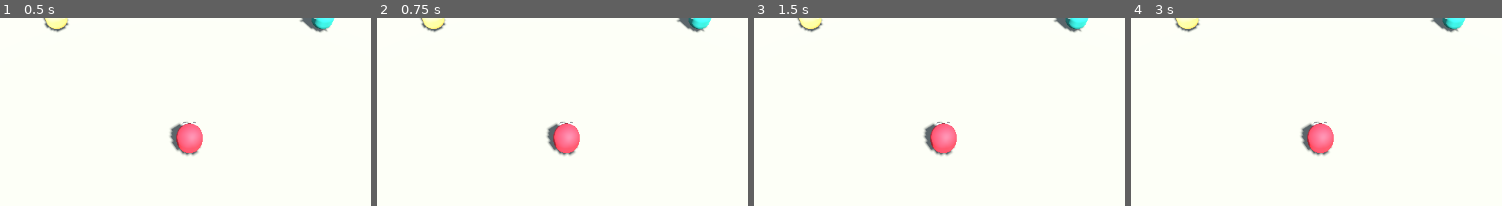
Above: before the commit, frames 1-4 (left to right).
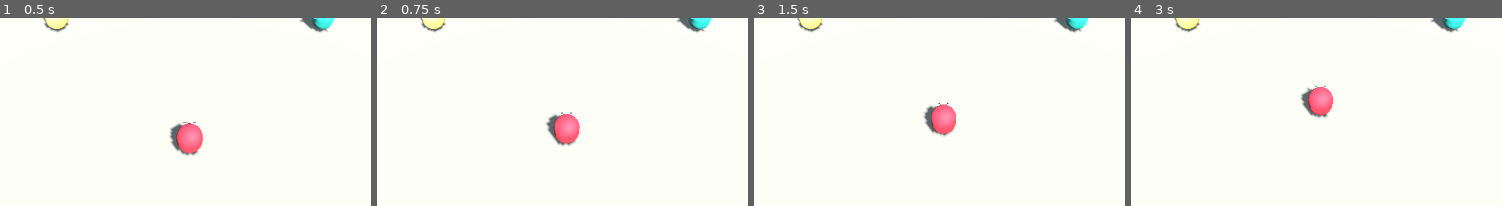
Above: after the commit, the same moments.

Repository: BlackFlow-DK/minigame-mansion
Game: Godot game, scene res://dev/sandbox.tscn
The game is run twice, just before and just after one commit, with the same random seed, the same clock (stepped at 60 frames per second) and the same inputs.
Inputs:
- Up to frame 1 (0.5 s): no input
- Up to frame 2 (0.75 s): tap Enter at 0.5 s; hold D (move_right) from 0.53 s (still down); hold E (action) from 0.53 s (still down)
- Up to frame 3 (1.5 s): tap Space (jump) at 0.77, 1.25 s; release D (move_right) at 1.28 s; release E (action) at 1.28 s; hold S (move_back) from 1.28 s (still down); tap E (action) at 1.35 s
- Up to frame 4 (3 s): tap Space (jump) at 1.52, 2.75 s; tap Enter at 2 s; release S (move_back) at 2.03 s; hold D (move_right) 2.03-2.78 s; hold E (action) 2.03-2.78 s; hold W (move_forward) from 2.78 s (still down); tap E (action) at 2.85 s
The pictures show only the part of the screen within x 24-74%, y 38-88%; the shares and areas given below are measured in that part.

Frame 1 is identical in both runs. In frame 2, 1.4% of the frame differs, in the area x 45-55%, y 50-74%; in frame 3, 2.0%; in frame 4, 2.4%, in the area x 45-55%, y 36-74%.

Commit message:
shove: hitbox shove with lunge, cooldown, per-victim impulse, tests
Co-Authored-By: Claude Opus 5.5 <noreply@anthropic.com>

Diff:
--- a/game/player/components/shove.gd
+++ b/game/player/components/shove.gd
@@ -1,4 +1,132 @@
 class_name ShoveComponent
 extends PlayerComponent
-## The action: hit detection, cooldown, calls `victim.apply_impulse` (`shove_started`, `shove_hit`).
-## Owner: shove. Stub: does nothing yet.
+## The default action: on `intent.action_pressed`, a short shove along `facing`.
+## A brief active window with a hitbox in front of the blob; every other living player
+## caught in it gets `victim.apply_impulse(impulse, player)` once per shove. The shover
+## lunges forward a little. Raises `shove_started` and `shove_hit(victim_slot)`.
+## What the victim does with the impulse is the status component's business.
+## Owner: shove.
+
+## Physics layer 2 (`players`).
+const PLAYERS_MASK: int = 1 << 1
+## Victims whose centre is more than this far above/below the shover's are missed.
+const MAX_HEIGHT_DIFF: float = 1.0
+## Height of the hitbox centre above the player origin (the blob is 1 m tall).
+const HITBOX_HEIGHT: float = 0.5
+
+## False: action presses are ignored (a minigame replaces or disables the action).
+@export var enabled: bool = true
+## Horizontal part of the impulse given to a victim (m/s).
+@export var force: float = 10.0
+## Upward part of the impulse given to a victim (m/s).
+@export var lift: float = 3.0
+## How far ahead of the shover's centre a victim's centre may be (m). Touching blobs are 0.8 m apart.
+@export var reach: float = 1.3
+## Full sideways width of the hitbox, measured on victim centres (m).
+@export var width: float = 1.4
+## Seconds from one shove's start until the next may start.
+@export var cooldown: float = 0.6
+## Seconds the hitbox stays live after the press.
+@export var active_time: float = 0.12
+## Extra distance the shover lunges forward over the active window (m).
+@export var lunge: float = 0.3
+
+var _cooldown_left: float = 0.0
+var _active_left: float = 0.0
+var _dir: Vector3 = Vector3.MODEL_FRONT
+var _hit: Array[Player] = []
+var _lunge_added: float = 0.0
+var _query: PhysicsShapeQueryParameters3D = PhysicsShapeQueryParameters3D.new()
+var _query_shape: SphereShape3D = SphereShape3D.new()
+
+
+func _ready() -> void:
+	_query.shape = _query_shape
+	_query.collision_mask = PLAYERS_MASK
+	_query.collide_with_areas = false
+	_query.collide_with_bodies = true
+	if player:
+		player.eliminated.connect(func(_reason: StringName) -> void: _cancel())
+
+
+## True while the hitbox of the current shove is live.
+func is_active() -> bool:
+	return _active_left > 0.0
+
+
+## True if a press this tick would start a shove.
+func can_shove() -> bool:
+	return enabled and player.alive and not player.frozen and not player.control_locked \
+		and _cooldown_left <= 0.0
+
+
+func physics_tick(delta: float) -> void:
+	_cooldown_left = maxf(_cooldown_left - delta, 0.0)
+	if is_active() and (player.frozen or player.control_locked or not enabled):
+		_cancel()
+	if player.intent.action_pressed and can_shove():
+		_start()
+	if not is_active():
+		return
+	if active_time > 0.0 and lunge > 0.0:
+		_lunge_added = lunge / active_time
+		player.velocity += _dir * _lunge_added
+	_hit_victims()
+	_active_left -= delta
+
+
+func post_tick(_delta: float) -> void:
+	# Take the lunge back out after move_and_slide so it never compounds with the movement model.
+	if _lunge_added <= 0.0:
+		return
+	var along := player.velocity.dot(_dir)
+	player.velocity -= _dir * minf(_lunge_added, maxf(along, 0.0))
+	_lunge_added = 0.0
+
+
+func _start() -> void:
+	var f := player.facing
+	f.y = 0.0
+	_dir = f.normalized() if f.length_squared() > 0.0001 else Vector3.MODEL_FRONT
+	_cooldown_left = cooldown
+	# At least one tick, so the press itself always checks the hitbox.
+	_active_left = maxf(active_time, 0.0001)
+	_hit.clear()
+	player.emit_event(&"shove_started")
+
+
+func _cancel() -> void:
+	_active_left = 0.0
+	_hit.clear()
+
+
+func _hit_victims() -> void:
+	var space := player.get_world_3d().direct_space_state if player.is_inside_tree() else null
+	if space == null:
+		return
+	var origin := player.global_position
+	_query_shape.radius = Vector2(reach, width * 0.5).length() + 0.5
+	_query.transform = Transform3D(Basis.IDENTITY, origin + Vector3.UP * HITBOX_HEIGHT)
+	_query.exclude = [player.get_rid()]
+	for result: Dictionary in space.intersect_shape(_query, 32):
+		var victim := result.get("collider") as Player
+		if victim == null or victim == player or not victim.alive or _hit.has(victim):
+			continue
+		var to := victim.global_position - origin
+		if absf(to.y) > MAX_HEIGHT_DIFF:
+			continue
+		to.y = 0.0
+		var ahead := to.dot(_dir)
+		var side := (to - _dir * ahead).length()
+		if ahead <= 0.0 or ahead > reach or side > width * 0.5:
+			continue
+		_hit.append(victim)
+		victim.apply_impulse(_impulse_for(to), player)
+		player.emit_event(&"shove_hit", [victim.slot])
+
+
+## Mostly along the shove, bent toward the victim so side hits push outward, plus lift.
+func _impulse_for(to_victim: Vector3) -> Vector3:
+	var away := to_victim.normalized() if to_victim.length_squared() > 0.0001 else _dir
+	var horizontal := (_dir * 2.0 + away).normalized()
+	return horizontal * force + Vector3.UP * lift
--- /dev/null
+++ b/game/tests/test_shove.gd
@@ -0,0 +1,162 @@
+extends GameTest
+## Shove component: hit detection, one impulse per victim per shove, cooldown, gates.
+## Every player's `status` is swapped for a recording stand-in, so these tests only see
+## what the shover hands to `apply_impulse` (the knockback system decides what it does).
+
+
+## Records every impulse the Player hands to its status component; never moves the player.
+class RecordingStatus extends StatusComponent:
+	var impulses: Array[Vector3] = []
+	var sources: Array[Player] = []
+
+	func receive_impulse(impulse: Vector3, source: Player) -> void:
+		impulses.append(impulse)
+		sources.append(source)
+
+
+var _rec: Dictionary[Player, RecordingStatus] = {}
+
+
+## Four players; slot 0 shoves from the origin facing +X. The other three stand far away
+## unless a test places them. Every status is a RecordingStatus.
+func _arena() -> Array[Player]:
+	var ps := spawn_arena(4)
+	for p in ps:
+		_rec[p] = _swap_status(p)
+	# Players are added at the origin and then placed; teleporting one back to the origin in
+	# that same frame collides with stale broadphase ghosts. One physics step clears them.
+	await step(1)
+	ps[0].place_at(Transform3D(Basis.looking_at(Vector3.RIGHT, Vector3.UP, true), Vector3.ZERO))
+	ps[1].place_at(Transform3D(Basis.IDENTITY, Vector3(0, 0, 8)))
+	ps[2].place_at(Transform3D(Basis.IDENTITY, Vector3(0, 0, -8)))
+	ps[3].place_at(Transform3D(Basis.IDENTITY, Vector3(-8, 0, 8)))
+	return ps
+
+
+func _swap_status(p: Player) -> RecordingStatus:
+	var parent := p.get_parent()
+	var holder := p.get_node(^"Components")
+	var old := holder.get_node(^"status")
+	var index := old.get_index()
+	parent.remove_child(p)
+	holder.remove_child(old)
+	old.free()
+	var rec := RecordingStatus.new()
+	rec.name = "status"
+	holder.add_child(rec)
+	holder.move_child(rec, index)
+	parent.add_child(p)  # Player re-collects its components in _enter_tree
+	return rec
+
+
+func _put(p: Player, pos: Vector3) -> void:
+	p.place_at(Transform3D(Basis.IDENTITY, pos))
+
+
+## Steps `frames` ticks, pressing action on the listed frame indices only.
+func _press(p: Player, frames: int, press_on: Array = [0]) -> void:
+	await step(frames, func(i: int) -> void: p.intent.action_pressed = press_on.has(i))
+
+
+func test_victim_in_front_gets_one_impulse() -> void:
+	var ps: Array[Player] = await _arena()
+	var shover := ps[0]
+	_put(ps[1], Vector3(1.0, 0, 0))
+	var started := watch(shover, &"shove_started")
+	var hits := watch(shover, &"shove_hit")
+	await _press(shover, 30)
+	assert_eq(started.size(), 1, "one shove_started")
+	assert_eq(hits, [[1]], "shove_hit with the victim's slot")
+	var rec := _rec[ps[1]]
+	if assert_eq(rec.impulses.size(), 1, "exactly one impulse"):
+		var shove := shover.get_component(&"shove") as ShoveComponent
+		assert_near(rec.impulses[0], Vector3(shove.force, shove.lift, 0), 0.01, "impulse along facing plus lift")
+		assert_true(rec.impulses[0].y > 0.0 and rec.impulses[0].y < absf(rec.impulses[0].x), "mostly horizontal")
+		assert_eq(rec.sources[0], shover, "source is the shover")
+	assert_eq(_rec[shover].impulses.size(), 0, "shover not hit")
+	assert_eq(_rec[ps[2]].impulses.size() + _rec[ps[3]].impulses.size(), 0, "far players not hit")
+
+
+func test_behind_side_and_out_of_range_not_hit() -> void:
+	var ps: Array[Player] = await _arena()
+	_put(ps[1], Vector3(-1.0, 0, 0))   # behind
+	_put(ps[2], Vector3(2.5, 0, 0))    # too far ahead
+	_put(ps[3], Vector3(0.2, 0, 1.2))  # beside
+	var hits := watch(ps[0], &"shove_hit")
+	await _press(ps[0], 30)
+	assert_eq(hits.size(), 0, "no shove_hit")
+	for i in [1, 2, 3]:
+		assert_eq(_rec[ps[i]].impulses.size(), 0, "slot %d not hit" % i)
+
+
+func test_cooldown_blocks_second_shove() -> void:
+	var ps: Array[Player] = await _arena()
+	_put(ps[1], Vector3(1.0, 0, 0))
+	var started := watch(ps[0], &"shove_started")
+	await _press(ps[0], 30, [0, 12])  # 0.2 s apart, cooldown 0.6 s
+	assert_eq(started.size(), 1, "second press during cooldown ignored")
+	assert_eq(_rec[ps[1]].impulses.size(), 1, "one impulse")
+	await _press(ps[0], 30, [10])     # 40 frames = 0.67 s after the first press
+	assert_eq(started.size(), 2, "shove again after the cooldown")
+	assert_eq(_rec[ps[1]].impulses.size(), 2, "hit again by the second shove")
+
+
+func test_two_victims_both_hit_once() -> void:
+	var ps: Array[Player] = await _arena()
+	_put(ps[1], Vector3(1.0, 0, 0.45))
+	_put(ps[2], Vector3(1.0, 0, -0.45))
+	var hits := watch(ps[0], &"shove_hit")
+	await _press(ps[0], 30)
+	assert_eq(hits.size(), 2, "two shove_hit events")
+	var a := _rec[ps[1]].impulses
+	var b := _rec[ps[2]].impulses
+	if assert_eq(a.size(), 1, "left victim one impulse") and assert_eq(b.size(), 1, "right victim one impulse"):
+		assert_true(a[0].x > 0.0 and b[0].x > 0.0, "both pushed forward")
+		assert_true(a[0].z > 0.0 and b[0].z < 0.0, "side victims pushed outward")
+
+
+func test_disabled_does_nothing() -> void:
+	var ps: Array[Player] = await _arena()
+	_put(ps[1], Vector3(1.0, 0, 0))
+	(ps[0].get_component(&"shove") as ShoveComponent).enabled = false
+	var started := watch(ps[0], &"shove_started")
+	await _press(ps[0], 30)
+	assert_eq(started.size(), 0, "no shove while disabled")
+	assert_eq(_rec[ps[1]].impulses.size(), 0, "no impulse while disabled")
+
+
+func test_frozen_or_locked_shover_cannot_shove() -> void:
+	var ps: Array[Player] = await _arena()
+	_put(ps[1], Vector3(1.0, 0, 0))
+	var started := watch(ps[0], &"shove_started")
+	ps[0].frozen = true
+	await _press(ps[0], 5)
+	ps[0].frozen = false
+	ps[0].control_locked = true
+	await _press(ps[0], 5)
+	assert_eq(started.size(), 0, "no shove while frozen or locked")
+	assert_eq(_rec[ps[1]].impulses.size(), 0, "no impulse while frozen or locked")
+	ps[0].control_locked = false
+	await _press(ps[0], 5)
+	assert_eq(started.size(), 1, "shoves once free again")
+
+
+func test_dead_victim_not_hit() -> void:
+	var ps: Array[Player] = await _arena()
+	_put(ps[1], Vector3(1.0, 0, 0))
+	ps[1].eliminate(&"test")
+	await step(1)
+	var hits := watch(ps[0], &"shove_hit")
+	await _press(ps[0], 30)
+	assert_eq(hits.size(), 0, "no shove_hit on a dead player")
+	assert_eq(_rec[ps[1]].impulses.size(), 0, "dead player gets no impulse")
+
+
+func test_shover_lunges_forward() -> void:
+	var ps: Array[Player] = await _arena()
+	var shover := ps[0]
+	await _press(shover, 20)
+	var moved := shover.global_position.x
+	var shove := shover.get_component(&"shove") as ShoveComponent
+	assert_true(moved > shove.lunge * 0.5 and moved < shove.lunge * 2.0, "lunged forward (%f m)" % moved)
+	assert_near(shover.global_position.z, 0.0, 0.01, "lunge stays on the facing axis")
Not shown, added: game/tests/test_shove.gd.uid
